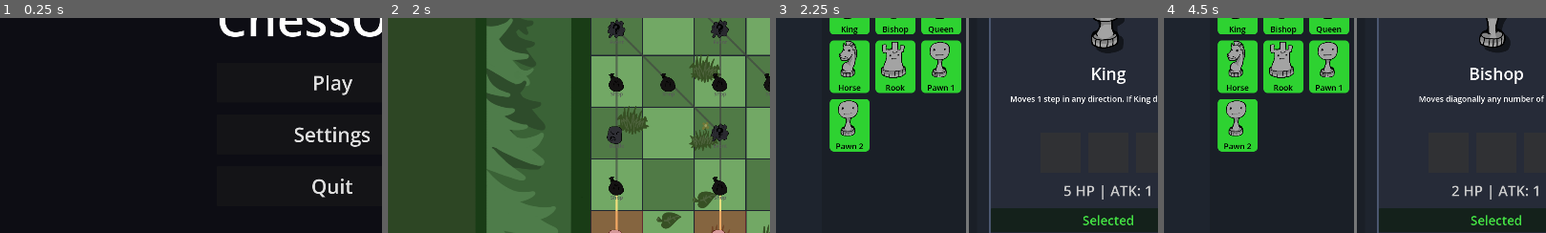
Above: before the commit, frames 1-4 (left to right).
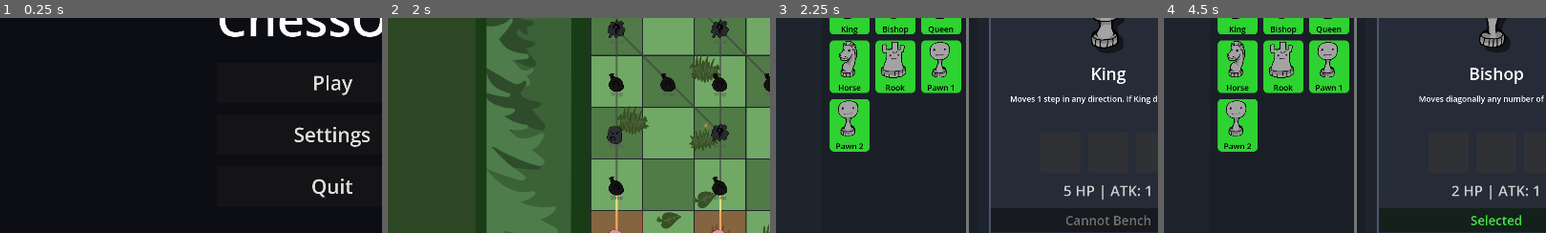
Above: after the commit, the same moments.

Repository: VAXVORTEX/Chessodd
Game: Godot game, scene res://Main.tscn
Same seed, same stepped clock (60 frames per second), same inputs: the game is played once before the commit and once after it.
Inputs (mouse positions are % of the whole screen's width and height, from its top left):
- Up to frame 1 (0.25 s): no input
- Up to frame 2 (2 s): click "Play" at 0.5 s; click "Slot 1 - Empty" at 1.25 s
- Up to frame 3 (2.25 s): click "Inventory" at 2 s
- Up to frame 4 (4.5 s): click (50, 79) at 2.75 s, where only the run after the commit has a clickable "Cannot Bench"; click (16, 28) at 3.52 s; click (22, 28) at 4.27 s
The pictures show only the part of the screen within x 6-56%, y 32-82%; the shares and areas given below are measured in that part.

Frames 1-2 are identical in both runs. In frame 3, 0.6% of the frame differs, in the area x 76-98%, y 91-97%; in frame 4, nothing differs.

Commit message:
fix: inventory missing descriptions and get_meta errors

Diff:
--- a/scripts/DragSlot.gd
+++ b/scripts/DragSlot.gd
@@ -18,14 +18,14 @@
 	mouse_entered.connect(func():
 		var m = get_tree().get_first_node_in_group("main")
 		if m and item_id != "":
-			if m.has_method("show_custom_tooltip"):
-				m.show_custom_tooltip(ItemManager.get_item_description(item_id))
+			if m.inventory_manager.has_method("show_custom_tooltip"):
+				m.inventory_manager.show_custom_tooltip(ItemManager.get_item_description(item_id))
 	)
 
 	mouse_exited.connect(func():
 		var m2 = get_tree().get_first_node_in_group("main")
-		if m2 and m2.has_method("hide_custom_tooltip"):
-			m2.hide_custom_tooltip()
+		if m2 and m2.inventory_manager.has_method("hide_custom_tooltip"):
+			m2.inventory_manager.hide_custom_tooltip()
 	)
 
 	var m3 = get_tree().get_first_node_in_group("main")
--- a/scripts/InventoryManager.gd
+++ b/scripts/InventoryManager.gd
@@ -289,29 +289,25 @@
 
 
 	var desc = ""
-	match p.piece_type:
-		main.PieceType.PAWN: desc = "Moves 1 step forward. Attacks diagonally forward."
-		main.PieceType.KNIGHT: desc = "Moves in an 'L' shape. Can jump over other pieces."
-		main.PieceType.BISHOP: desc = "Moves diagonally any number of spaces."
-		main.PieceType.ROOK: desc = "Moves horizontally or vertically any number of spaces."
-		main.PieceType.QUEEN: desc = "Moves in any direction any number of spaces."
-		main.PieceType.KING: desc = "Moves 1 step in any direction. If King dies, you lose."
-		main.PieceType.SPIKED_PAWN: desc = "Melee attackers take 1 damage."
-		main.PieceType.TELEPAWN: desc = "Moves 1 step horizontally and vertically. Attacks diagonally forward. Teleports randomly after attacking."
+	if PieceData.registry.has(p.piece_type):
+		desc = PieceData.registry[p.piece_type].get("desc", "")
 	main.inv_piece_desc.text = desc
 
 	main.inv_piece_stats.text = "%d HP | ATK: %d" % [p.current_hp, p.attack_damage]
 
 	if main.inv_bench_btn:
-		var is_benched = p.get_meta("is_benched", false)
+		var is_benched = p.get_meta("is_benched") if p.has_meta("is_benched") else false
 
 		# Disconnect old signals
 		if main.inv_bench_btn.pressed.get_connections().size() > 0:
 			for conn in main.inv_bench_btn.pressed.get_connections():
 				main.inv_bench_btn.pressed.disconnect(conn.callable)
 
-		if is_benched:
-			main.inv_bench_btn.text = "Unselected"
+		if p.piece_type == main.PieceType.KING:
+			main.inv_bench_btn.text = "Cannot Bench"
+			main.inv_bench_btn.modulate = Color(0.5, 0.5, 0.5)
+		elif is_benched:
+			main.inv_bench_btn.text = "Benched"
 			main.inv_bench_btn.modulate = Color(1.0, 0.3, 0.3)
 		else:
 			main.inv_bench_btn.text = "Selected"
@@ -319,12 +315,12 @@
 
 		main.inv_bench_btn.pressed.connect(func():
 			if p.piece_type == main.PieceType.KING: return
-			var currently_benched = p.get_meta("is_benched")
+			var currently_benched = p.get_meta("is_benched") if p.has_meta("is_benched") else false
 
 			if currently_benched:
 				var unbenched_count = 0
 				for cp in main.player_pawns:
-					if not cp.get_meta("is_benched"): unbenched_count += 1
+					if not (cp.get_meta("is_benched") if cp.has_meta("is_benched") else false): unbenched_count += 1
 				if unbenched_count >= 15:
 					return # Cannot unbench more!
 
